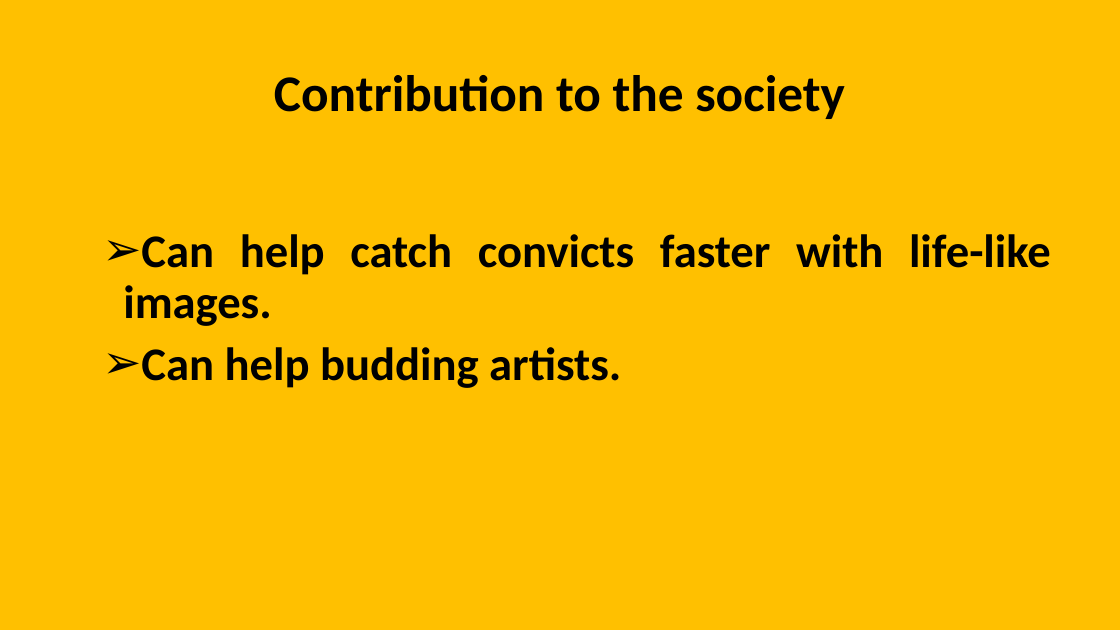
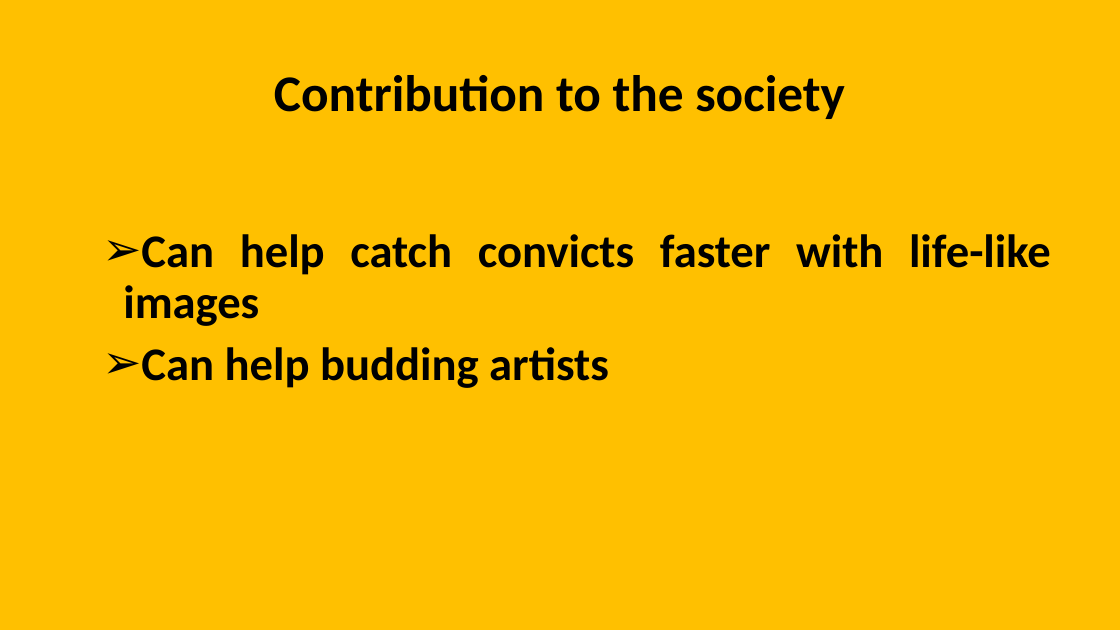
Before and after one commit to aksj98/facepixer, a slide deck: slide 6 of FacePixer.pptx. Drawn at 1120x630 pixels with LibreOffice and Linux fonts; fonts in the diff are those of the drawing. Boxes give left, top, right and bottom in pixels: in the first picture for what was removed or moved away, otherwise in the second. Text is boxed around its words. In the diff, an @@ line names an element or a change of style, - is before the commit and + after.

Commit message:
updated ppt

```diff
--- a/FacePixer.pptx
+++ b/FacePixer.pptx
@@ text at (123, 234, 1051, 388): text changed @@
-➢ Can help catch convicts faster with life-like images.
-➢ Can help budding artists.
+➢ Can help catch convicts faster with life-like images
+➢ Can help budding artists
```
Also in this commit, not shown: 2 other slides changed.
